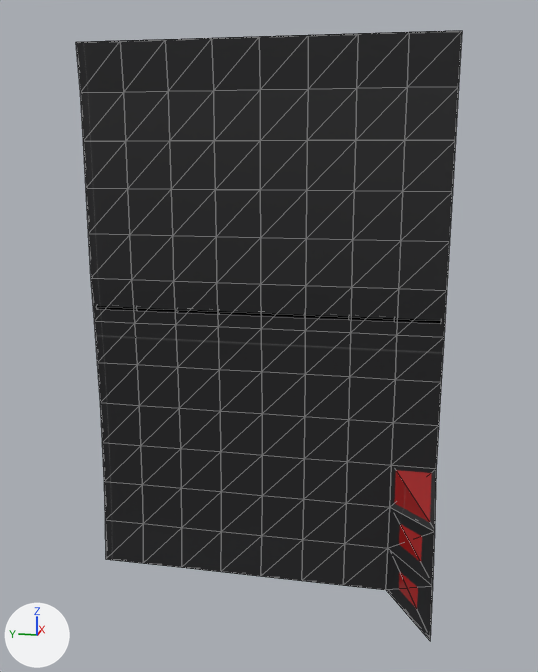
What one commit did to the Blender file assets/models/source/vehicles/delivery_van_door.blend.
Camera for both pictures: a 50 mm camera at (-1.002, -0.846, 1.53) aimed at (0.79, -0.487, 1.082). Arrows for +X, +Y and +Z are at lower left; the lights stay in place. The picture after the commit comes second. Mesh edges are drawn as thin lines.

The first picture shows 'delivery_van_door'.
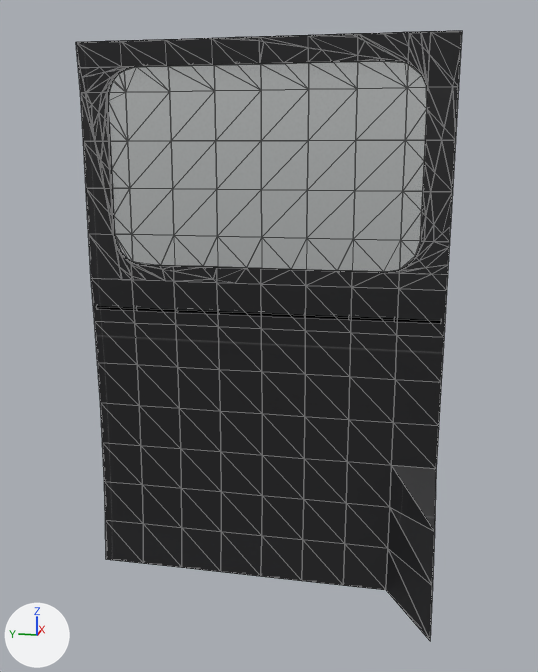
The change in detail:
me_delivery_van_door is used by ob_delivery_van_door; location (0.0, 0.0, 0.0).
me_delivery_van_door had 1586 vertices, 512 faces and spanned x 0.654..0.911, y -0.92..0.02, z 0.36..1.8.
me_delivery_van_door now has 3461 vertices, 1137 faces and spans x 0.654..0.911, y -0.92..0.02, z 0.36..1.8.
me_delivery_van_door part 1: 36 loose pieces with 108 vertices, spanning x 0.867..0.869, y -0.803..-0.097, z 1.32..1.68, are deleted.
me_delivery_van_door part 2: 1 vertex moved from x 0.868, y -0.803, z 1.56 to x 0.869, y -0.907, z 1.68; 60 vertices removed from x 0.859..0.869, y -0.92..-0.097, z 1.32..1.8; 2043 vertices added at x 0.859..0.881, y -0.92..0.02, z 1.2..1.8.
Other edits to the shape of me_delivery_van_door do not show in these pictures.

Where the change shows, as pixel boxes (x1, y1, x2, y2) in the pictures (538 x 672 px):
part 1 of me_delivery_van_door, deleted
    before: (124, 87, 407, 241)
part 2 of me_delivery_van_door, cut back
    before: (81, 30, 462, 289)
    after: (76, 30, 462, 291)
